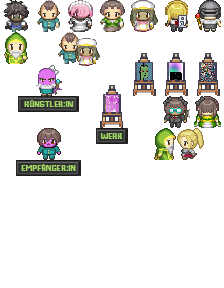
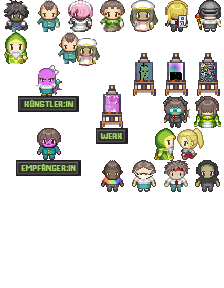
Before/after of a w=224, h=288 layered artwork. What changed in the layer stack:
added layer "Avatar 18" above "Avatar 17" over [195, 160, 220, 192]
added layer "Avatar 17" above "Avatar 16" over [132, 160, 156, 192]
added layer "Avatar 16" above "Avatar 15" over [101, 160, 124, 192]
added layer "Avatar 15" above "Layer 37" over [164, 160, 190, 192]
